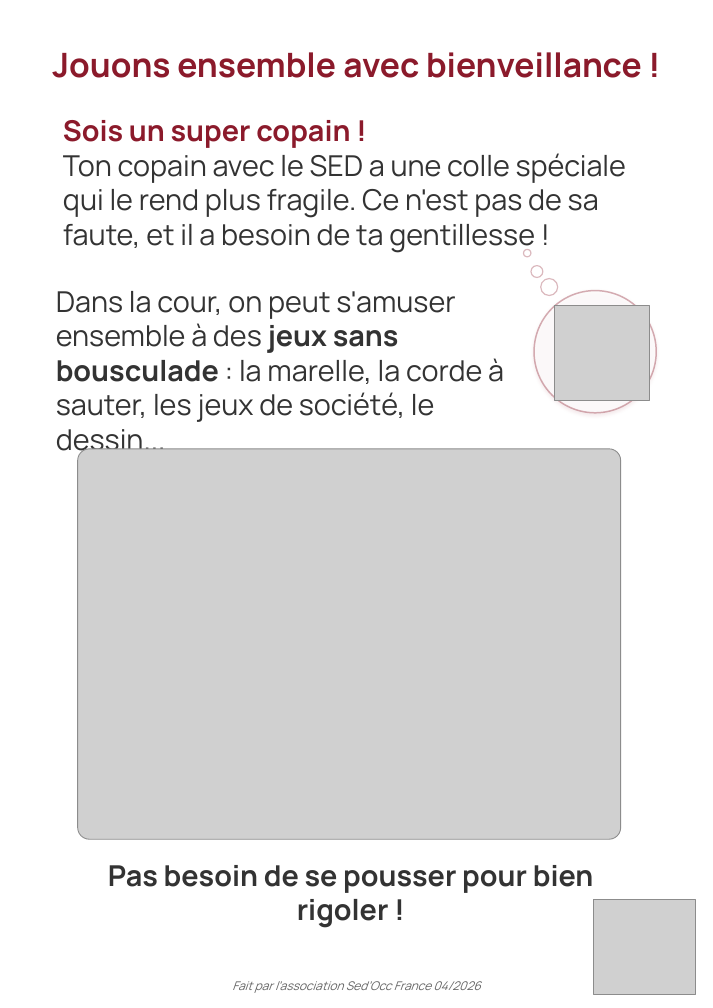
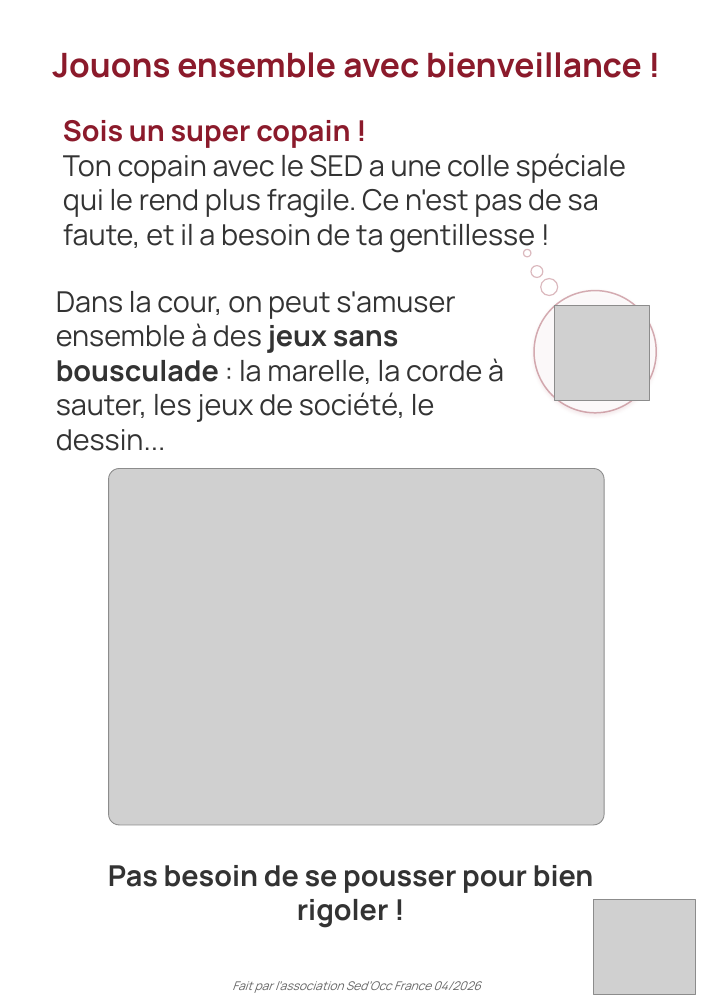
Before and after one commit to Therese-Borin-Pepe/sedocc-site, a slide deck: slide 7 of documents/Livret-SED-enfant-SedOcc.pptx. Drawn at 713x1008 pixels with LibreOffice and Linux fonts; fonts in the diff are those of the drawing; grey boxes stand for pictures; background and template pictures are left out. Boxes give left, top, right and bottom in pixels: in the first picture for what was removed or moved away, otherwise in the second. Text is boxed around its words. In the diff, an @@ line names an element or a change of style, - is before the commit and + after.

```diff
--- a/documents/Livret-SED-enfant-SedOcc.pptx
+++ b/documents/Livret-SED-enfant-SedOcc.pptx
@@ text "Dans la cour, on peut ..." rewrapped from (56,291,504,422) to (56,291,504,451) @@
@@ picture: place and size @@
-picture at (78,449,621,840)
+picture at (109,468,604,824)
```
